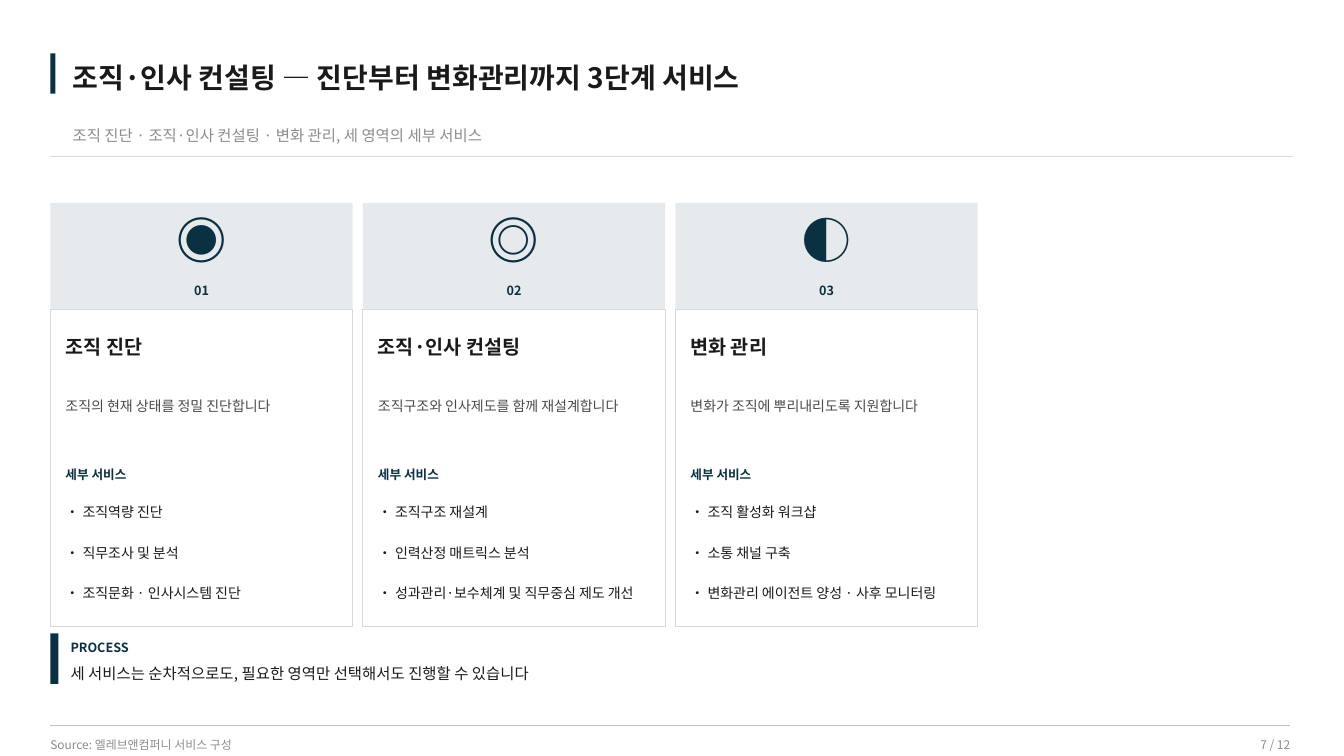
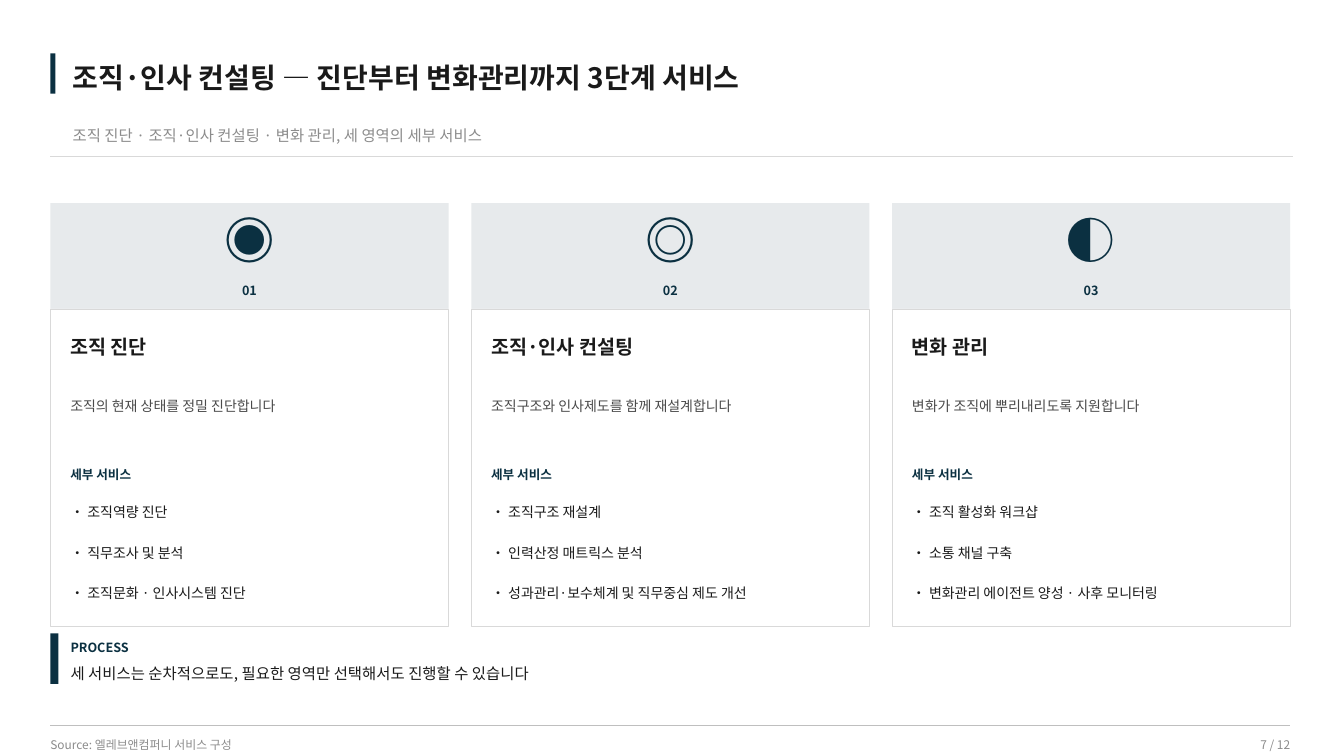
Before and after one commit to cis1273-ai/company-homepage, a slide deck: slide 7 of public/company-profile.pptx. Drawn at 1344x756 pixels with LibreOffice and Linux fonts; fonts in the diff are those of the drawing. Boxes give left, top, right and bottom in pixels: in the first picture for what was removed or moved away, otherwise in the second. Text is boxed around its words. In the diff, an @@ line names an element or a change of style, - is before the commit and + after.

```diff
--- a/public/company-profile.pptx
+++ b/public/company-profile.pptx
@@ rectangle: place and size @@
-rectangle at bbox=[50, 204, 353, 310]
+rectangle at bbox=[50, 204, 449, 310]
@@ text "◉" rewrapped from bbox=[50, 208, 353, 258] to bbox=[50, 208, 449, 258] @@
@@ rectangle: place and size @@
-rectangle at bbox=[363, 204, 665, 310]
+rectangle at bbox=[471, 204, 869, 310]
@@ text "◎" rewrapped from bbox=[363, 208, 665, 258] to bbox=[471, 208, 869, 258] @@
@@ rectangle: place and size @@
-rectangle at bbox=[676, 204, 978, 310]
+rectangle at bbox=[892, 204, 1291, 310]
@@ text "◐" rewrapped from bbox=[676, 208, 978, 258] to bbox=[892, 208, 1291, 258] @@
@@ text "01": place and size @@
-text "01" at bbox=[194, 285, 209, 295]
+text "01" at bbox=[242, 285, 257, 295]
@@ text "02": place and size @@
-text "02" at bbox=[507, 285, 522, 295]
+text "02" at bbox=[663, 285, 678, 295]
@@ text "03": place and size @@
-text "03" at bbox=[819, 285, 834, 295]
+text "03" at bbox=[1084, 285, 1099, 295]
@@ rectangle: place and size @@
-rectangle at bbox=[50, 309, 353, 626]
+rectangle at bbox=[50, 309, 449, 626]
@@ text "조직 진단": place and size @@
-text "조직 진단" at bbox=[65, 337, 142, 356]
+text "조직 진단" at bbox=[70, 337, 147, 356]
@@ rectangle: place and size @@
-rectangle at bbox=[363, 309, 665, 626]
+rectangle at bbox=[471, 309, 869, 626]
@@ text "조직·인사 컨설팅": place and size @@
-text "조직·인사 컨설팅" at bbox=[378, 337, 520, 356]
+text "조직·인사 컨설팅" at bbox=[491, 337, 633, 356]
@@ rectangle: place and size @@
-rectangle at bbox=[676, 309, 978, 626]
+rectangle at bbox=[892, 309, 1291, 626]
@@ text "변화 관리": place and size @@
-text "변화 관리" at bbox=[690, 337, 767, 356]
+text "변화 관리" at bbox=[912, 337, 989, 356]
@@ text "조직의 현재 상태를 정밀 진단합니다": place and size @@
-text "조직의 현재 상태를 정밀 진단합니다" at bbox=[65, 399, 270, 412]
+text "조직의 현재 상태를 정밀 진단합니다" at bbox=[70, 399, 275, 412]
@@ text "조직구조와 인사제도를 함께 재설계합니다": place and size @@
-text "조직구조와 인사제도를 함께 재설계합니다" at bbox=[378, 399, 618, 412]
+text "조직구조와 인사제도를 함께 재설계합니다" at bbox=[491, 399, 732, 412]
@@ text "변화가 조직에 뿌리내리도록 지원합니다": place and size @@
-text "변화가 조직에 뿌리내리도록 지원합니다" at bbox=[690, 399, 918, 412]
+text "변화가 조직에 뿌리내리도록 지원합니다" at bbox=[912, 399, 1139, 412]
@@ text "세부 서비스": place and size @@
-text "세부 서비스" at bbox=[65, 468, 127, 480]
+text "세부 서비스" at bbox=[70, 468, 131, 480]
@@ text "세부 서비스": place and size @@
-text "세부 서비스" at bbox=[378, 468, 439, 480]
+text "세부 서비스" at bbox=[491, 468, 552, 480]
@@ text "세부 서비스": place and size @@
-text "세부 서비스" at bbox=[690, 468, 752, 480]
+text "세부 서비스" at bbox=[912, 468, 973, 480]
@@ text "• 조직역량 진단": place and size @@
-text "• 조직역량 진단" at bbox=[83, 505, 163, 518]
+text "• 조직역량 진단" at bbox=[87, 505, 168, 518]
@@ text "• 조직구조 재설계": place and size @@
-text "• 조직구조 재설계" at bbox=[395, 505, 488, 518]
+text "• 조직구조 재설계" at bbox=[508, 505, 602, 518]
@@ text "• 조직 활성화 워크샵": place and size @@
-text "• 조직 활성화 워크샵" at bbox=[708, 505, 817, 518]
+text "• 조직 활성화 워크샵" at bbox=[929, 505, 1038, 518]
@@ text "• 직무조사 및 분석": place and size @@
-text "• 직무조사 및 분석" at bbox=[83, 546, 179, 559]
+text "• 직무조사 및 분석" at bbox=[87, 546, 184, 559]
@@ text "• 인력산정 매트릭스 분석": place and size @@
-text "• 인력산정 매트릭스 분석" at bbox=[395, 546, 530, 559]
+text "• 인력산정 매트릭스 분석" at bbox=[508, 546, 643, 559]
@@ text "• 소통 채널 구축": place and size @@
-text "• 소통 채널 구축" at bbox=[708, 546, 791, 559]
+text "• 소통 채널 구축" at bbox=[929, 546, 1013, 559]
@@ text "• 조직문화 · 인사시스템 진단": place and size @@
-text "• 조직문화 · 인사시스템 진단" at bbox=[83, 586, 241, 599]
+text "• 조직문화 · 인사시스템 진단" at bbox=[87, 586, 246, 599]
@@ text "• 성과관리·보수체계 및 직무중심 제도 ...": place and size @@
-text "• 성과관리·보수체계 및 직무중심 제도 ..." at bbox=[395, 586, 634, 599]
+text "• 성과관리·보수체계 및 직무중심 제도 ..." at bbox=[508, 586, 747, 599]
@@ text "• 변화관리 에이전트 양성 · ...": place and size @@
-text "• 변화관리 에이전트 양성 · ..." at bbox=[708, 586, 936, 599]
+text "• 변화관리 에이전트 양성 · ..." at bbox=[929, 586, 1157, 599]
```
Also in this commit, not shown: 2 other slides changed, 1 other file.
